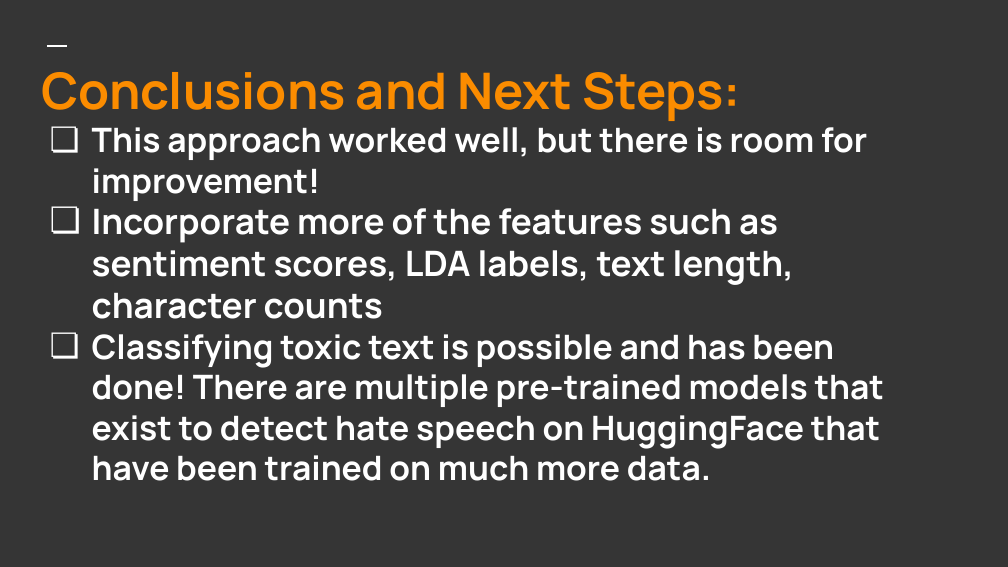
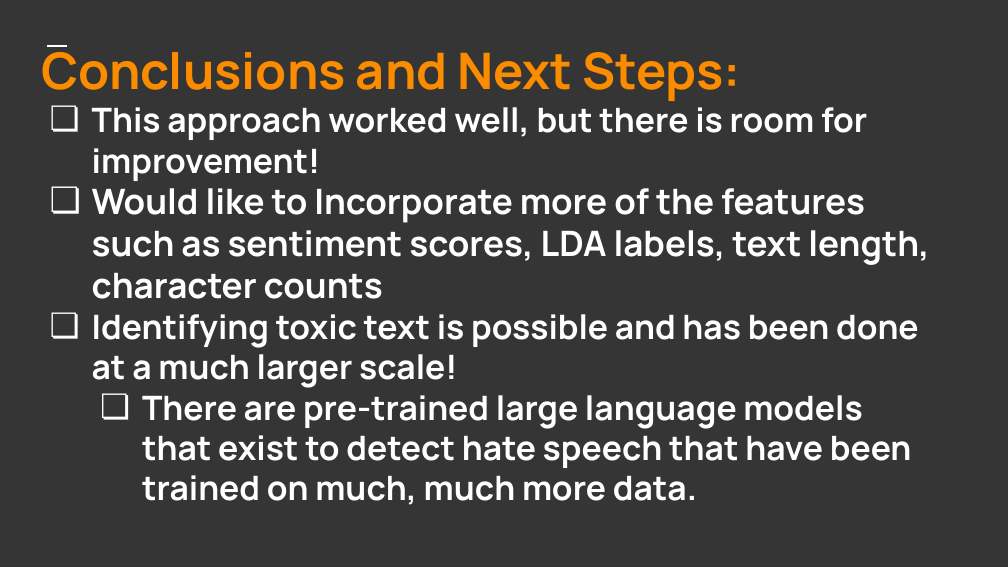
Before and after one commit to har1113/techx_online_toxicity_classification, a slide deck: slide 19 of Taming The Trolls.pptx. Drawn at 1008x567 pixels with LibreOffice and Linux fonts; fonts in the diff are those of the drawing. Boxes give left, top, right and bottom in pixels: in the first picture for what was removed or moved away, otherwise in the second. Text is boxed around its words. In the diff, an @@ line names an element or a change of style, - is before the commit and + after.

Commit message:
add

```diff
--- a/Taming The Trolls.pptx
+++ b/Taming The Trolls.pptx
@@ title at [92, 188, 929, 505]: text changed @@
-❏ Incorporate more of the features such as sentiment scores, LDA labels, text length, character counts
-❏ Classifying toxic text is possible and has been done! There are multiple pre-trained models that exist to detect hate speech on HuggingFace that have been trained on much more data.
+❏ Would like to Incorporate more of the features such as sentiment scores, LDA labels, text length, character counts
+❏ Identifying toxic text is possible and has been done at a much larger scale!
+  ❏ There are pre-trained large language models that exist to detect hate speech that have been trained on much, much more data.
```
Also in this commit, not shown: 2 other slides changed, 2 slides added.
